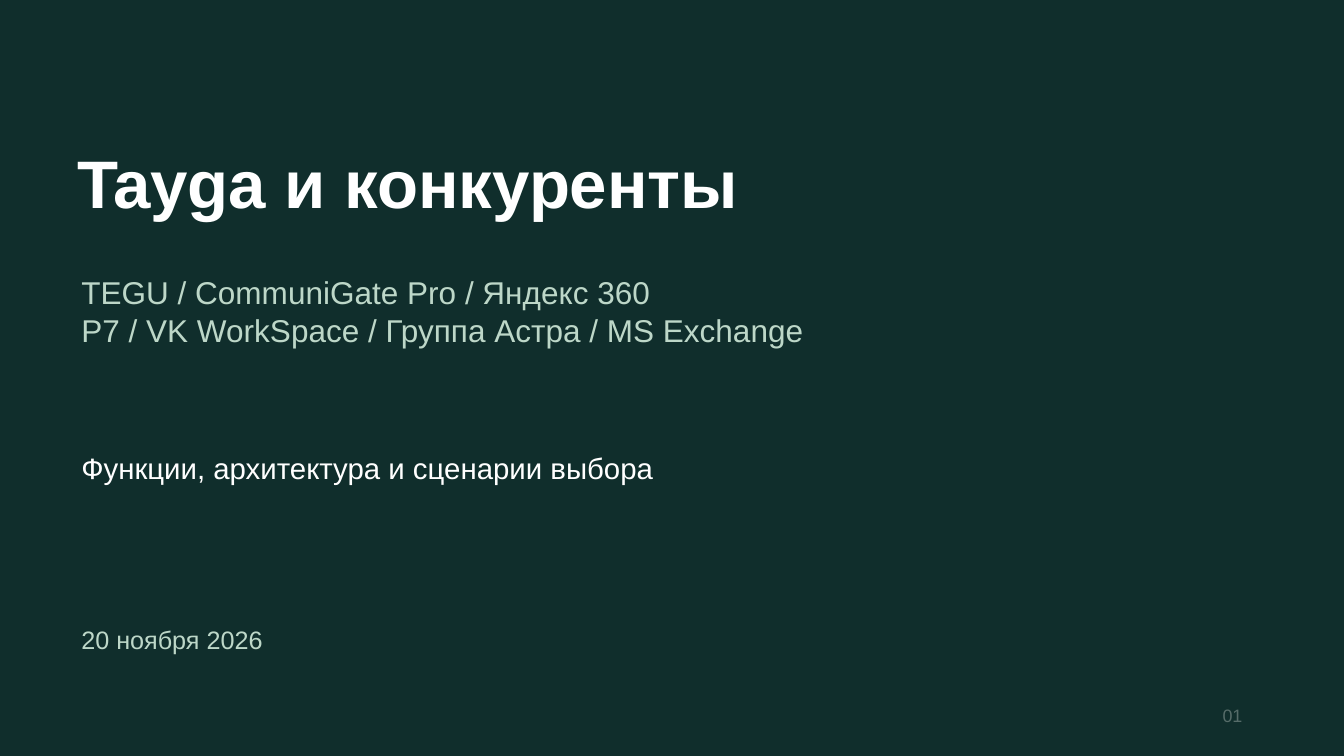
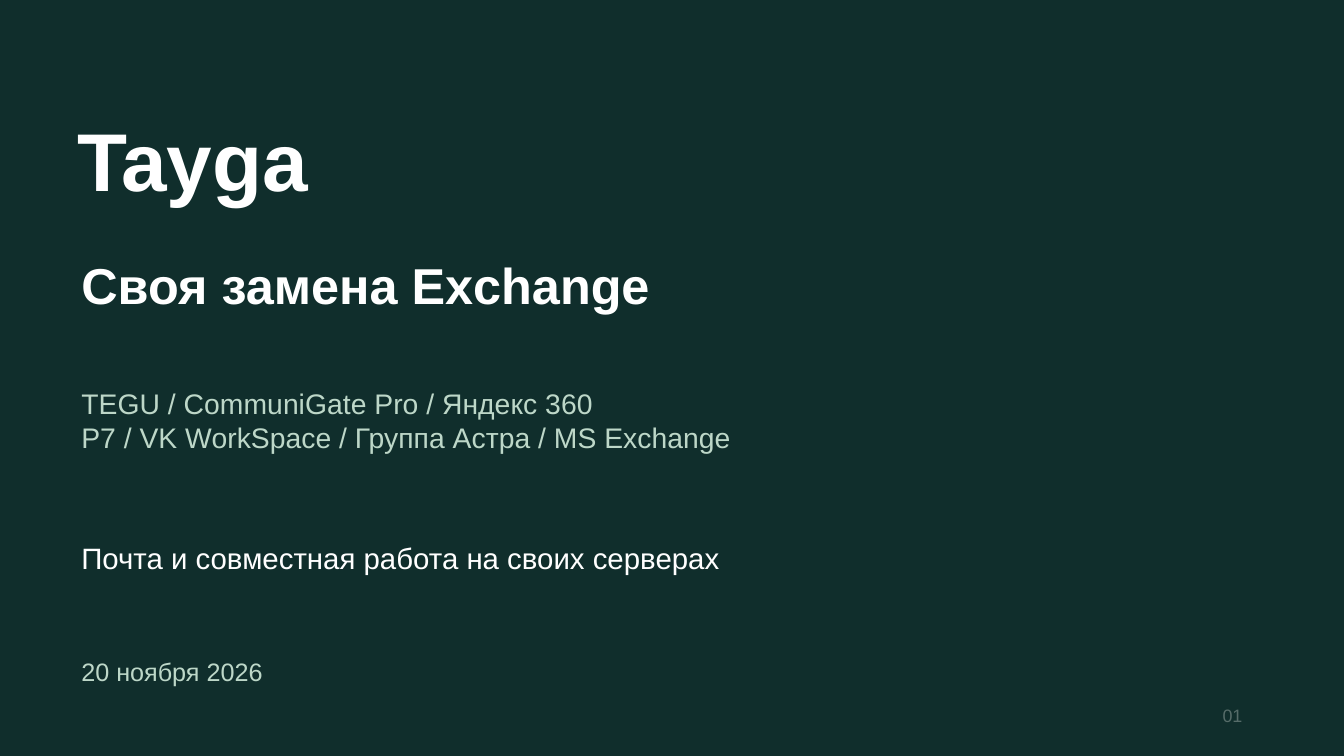
Before and after one commit to rkislov/tayga-mail-server, a slide deck: slide 1 of docs/presentations/tayga-competitors-2026-11-19.pptx. Drawn at 1344x756 pixels with LibreOffice and Linux fonts; fonts in the diff are those of the drawing. Boxes give left, top, right and bottom in pixels: in the first picture for what was removed or moved away, otherwise in the second. Text is boxed around its words. In the diff, an @@ line names an element or a change of style, - is before the commit and + after.

Commit message:
docs: explain Tayga philosophy and independent Exchange replacement

```diff
--- a/docs/presentations/tayga-competitors-2026-11-19.pptx
+++ b/docs/presentations/tayga-competitors-2026-11-19.pptx
@@ text at bbox=[77, 134, 308, 206]: text changed; size 48 to 58.5 pt @@
-Tayga и конкуренты
+Tayga
@@ text added at bbox=[81, 267, 650, 314], 36 pt, text #FFFFFF, bold @@
+Своя замена Exchange
@@ text "TEGU / CommuniGate Pro / ...": place and size @@
-text "TEGU / CommuniGate Pro / ..." at bbox=[81, 281, 803, 347]
+text "TEGU / CommuniGate Pro / ..." at bbox=[81, 393, 730, 454]
@@ text "TEGU / CommuniGate Pro / ..." at bbox=[81, 393, 730, 454]: size 22.5 to 20.2 pt @@
@@ text removed at bbox=[81, 457, 653, 485] @@
-Функции, архитектура и сценарии выбора
@@ text added at bbox=[81, 547, 719, 575], 21 pt, text #FFFFFF @@
+Почта и совместная работа на своих серверах
@@ text "20 ноября 2026": place and size @@
-text "20 ноября 2026" at bbox=[81, 630, 263, 654]
+text "20 ноября 2026" at bbox=[81, 662, 263, 686]
```
Also in this commit, not shown: 42 other slides changed, 3 slides added, 1 slide removed, 3 other files.
